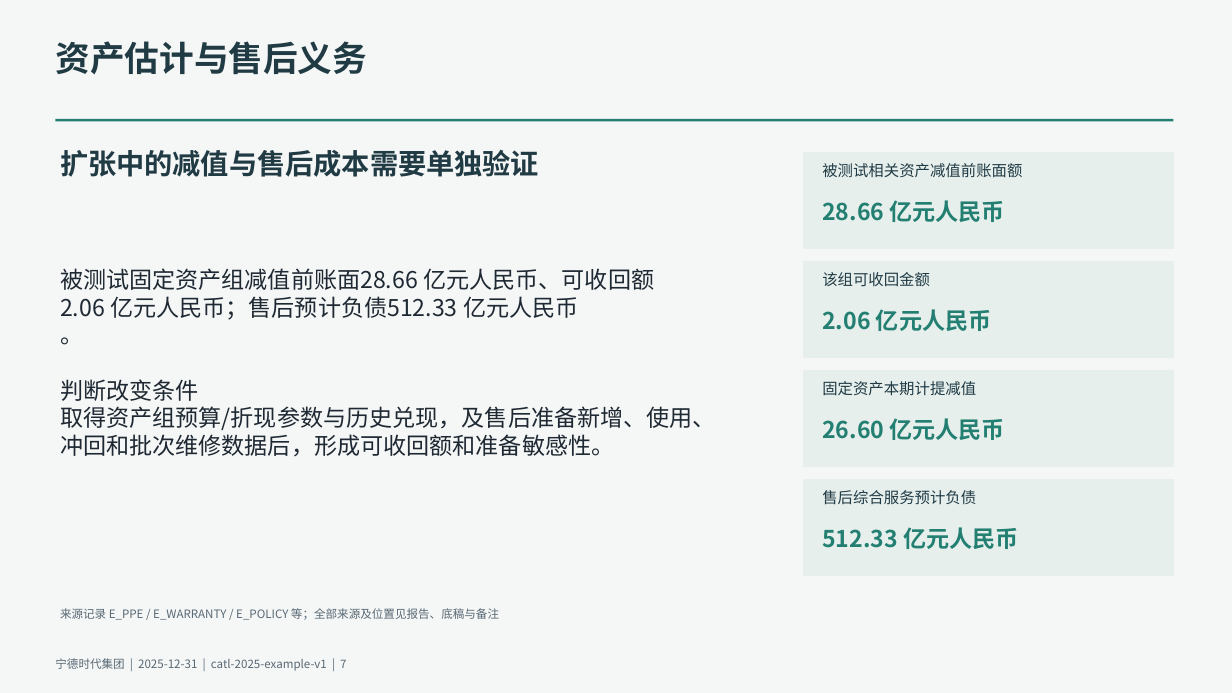
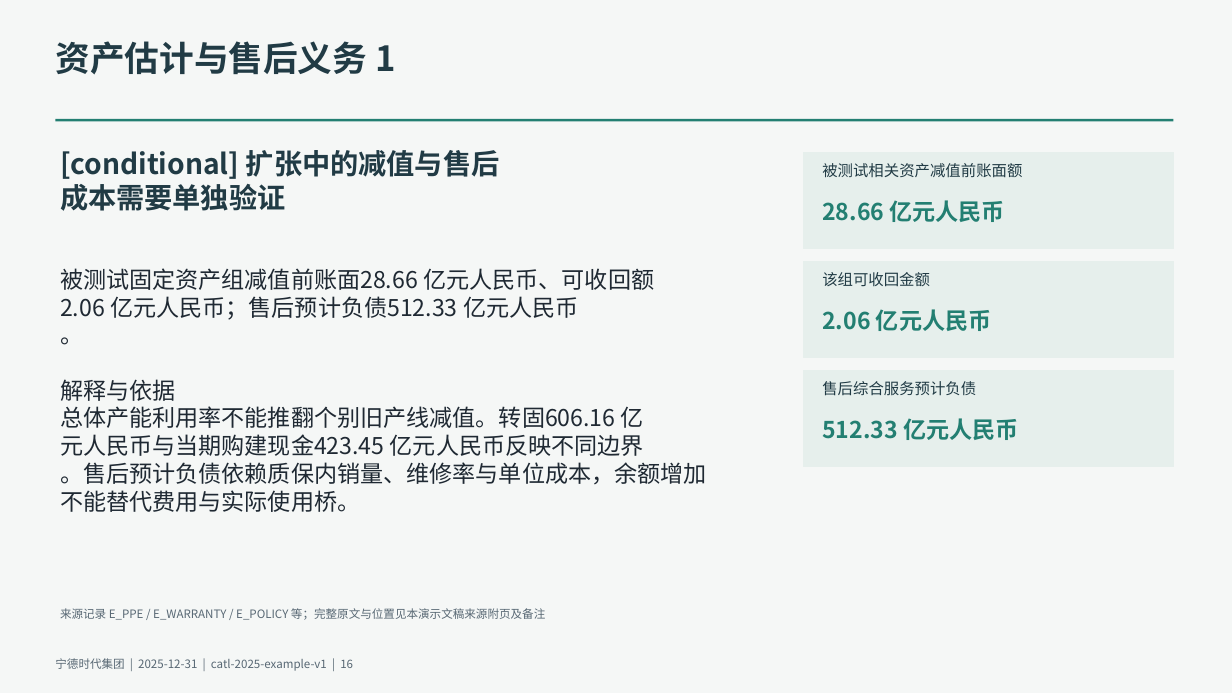
Before and after one commit to qingkongwanli0l/annual-report-analysis, a slide deck: slide 16 of examples/catl-2025/deliverables/presentation.pptx (slide 7 before the commit). Drawn at 1232x693 pixels with LibreOffice and Linux fonts; fonts in the diff are those of the drawing. Boxes give left, top, right and bottom in pixels: in the first picture for what was removed or moved away, otherwise in the second. Text is boxed around its words. In the diff, an @@ line names an element or a change of style, - is before the commit and + after.

```diff
--- a/examples/catl-2025/deliverables/presentation.pptx
+++ b/examples/catl-2025/deliverables/presentation.pptx
@@ text at bbox=[55, 41, 395, 75]: text changed @@
-资产估计与售后义务
+资产估计与售后义务 1
@@ text at bbox=[60, 150, 500, 211]: text changed @@
-扩张中的减值与售后成本需要单独验证
+[conditional] 扩张中的减值与售后
+成本需要单独验证
@@ text at bbox=[60, 379, 707, 512]: text changed @@
-判断改变条件
-取得资产组预算/折现参数与历史兑现，及售后准备新增、使用、
-冲回和批次维修数据后，形成可收回额和准备敏感性。
+解释与依据
+总体产能利用率不能推翻个别旧产线减值。转固606.16 亿
+元人民币与当期购建现金423.45 亿元人民币反映不同边界
+。售后预计负债依赖质保内销量、维修率与单位成本，余额增加
+不能替代费用与实际使用桥。
@@ text at bbox=[822, 381, 976, 396]: text changed @@
-固定资产本期计提减值
+售后综合服务预计负债
@@ text at bbox=[822, 418, 1018, 440]: text changed @@
-26.60 亿元人民币
+512.33 亿元人民币
@@ rectangle removed at bbox=[804, 480, 1174, 576] @@
@@ text removed at bbox=[822, 490, 976, 505] @@
-售后综合服务预计负债
@@ text removed at bbox=[822, 527, 1018, 549] @@
-512.33 亿元人民币
@@ text at bbox=[60, 608, 545, 620]: text changed @@
-来源记录 E_PPE / E_WARRANTY / E_POLICY 等；全部来源及位置见报告、底稿与备注
+来源记录 E_PPE / E_WARRANTY / E_POLICY 等；完整原文与位置见本演示文稿来源附页及备注
@@ text at bbox=[55, 658, 353, 671]: text changed @@
-宁德时代集团 | 2025-12-31 | catl-2025-example-v1 | 7
+宁德时代集团 | 2025-12-31 | catl-2025-example-v1 | 16
```
Also in this commit, not shown: 8 other slides changed, 16 slides added, 18 other files.
